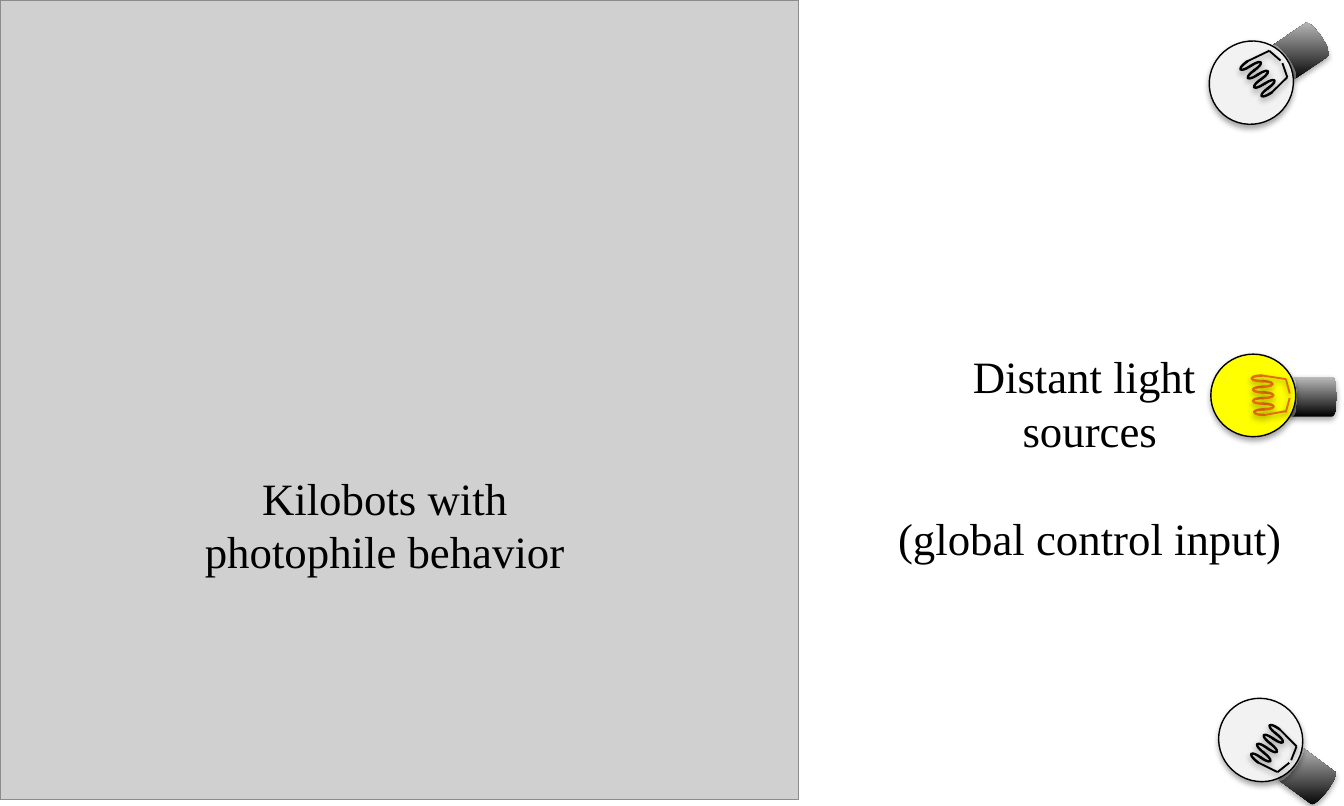
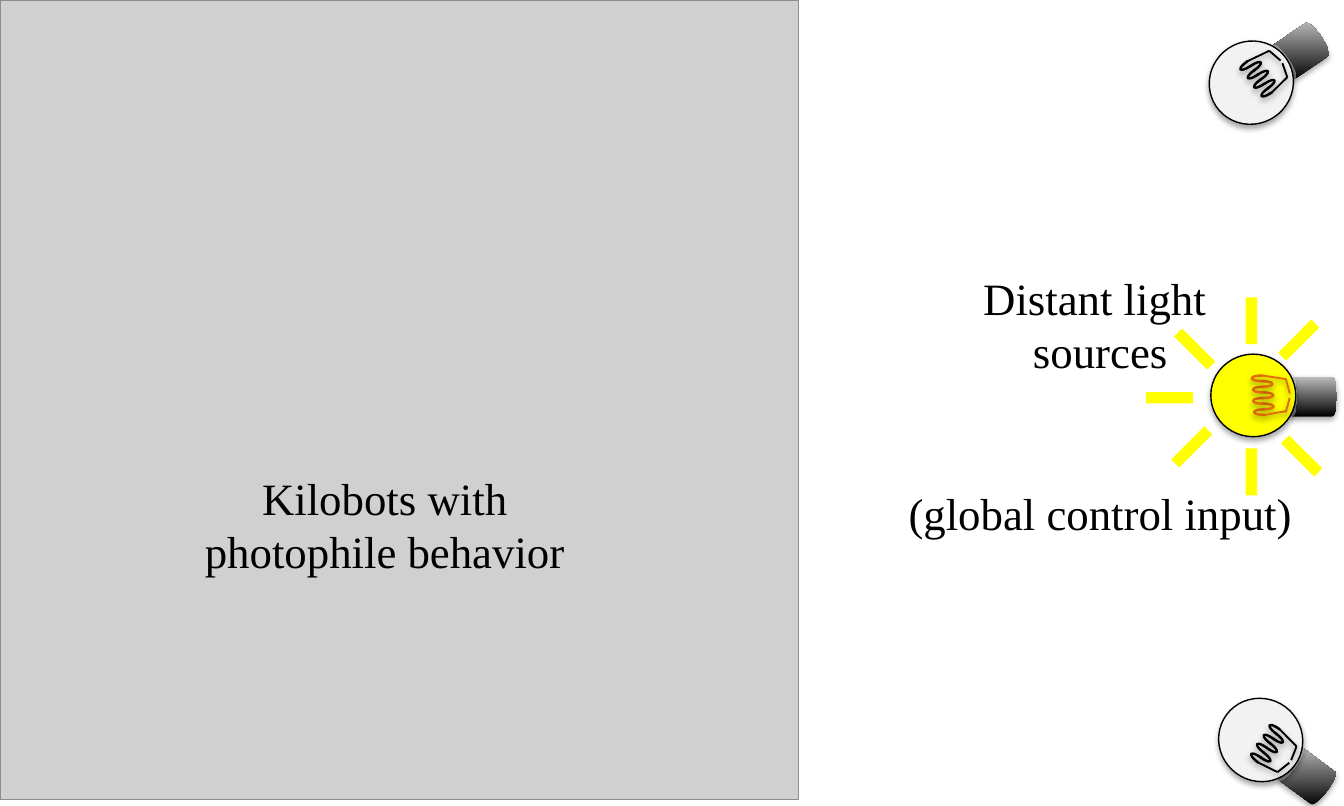
Before and after one commit to mable93wan/SwarmControlSandbox, a slide deck: slide 1 of papers/RSS2016/pictures/pdf/IntroSwarmPic.pptx. Drawn at 1344x806 pixels with LibreOffice and Linux fonts; fonts in the diff are those of the drawing; grey boxes stand for pictures. Boxes give left, top, right and bottom in pixels: in the first picture for what was removed or moved away, otherwise in the second. Text is boxed around its words. In the diff, an @@ line names an element or a change of style, - is before the commit and + after.

```diff
--- a/papers/RSS2016/pictures/pdf/IntroSwarmPic.pptx
+++ b/papers/RSS2016/pictures/pdf/IntroSwarmPic.pptx
@@ text "Distant light" rewrapped from bbox=[898, 362, 1281, 564] to bbox=[909, 284, 1292, 539] @@
@@ rectangle added at bbox=[1246, 297, 1257, 344], fill #FFFF00 @@
@@ rectangle added at bbox=[1174, 328, 1215, 369], fill #FFFF00 @@
@@ rectangle added at bbox=[1278, 320, 1319, 361], fill #FFFF00 @@
@@ rectangle added at bbox=[1146, 393, 1193, 404], fill #FFFF00 @@
@@ rectangle added at bbox=[1172, 426, 1213, 467], fill #FFFF00 @@
@@ rectangle added at bbox=[1246, 449, 1257, 496], fill #FFFF00 @@
@@ rectangle added at bbox=[1281, 436, 1321, 477], fill #FFFF00 @@
```
Also in this commit, not shown: 3 other files.
